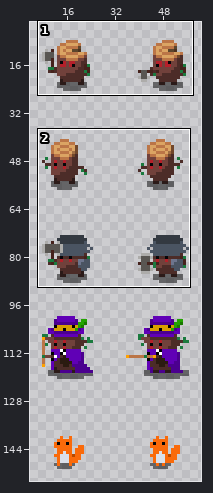
Two states of a sprite sheet, img/characters/loggers.png. The first picture is a wide view before the edit; the outline marks the close-up.
Close-up. Earlier state:
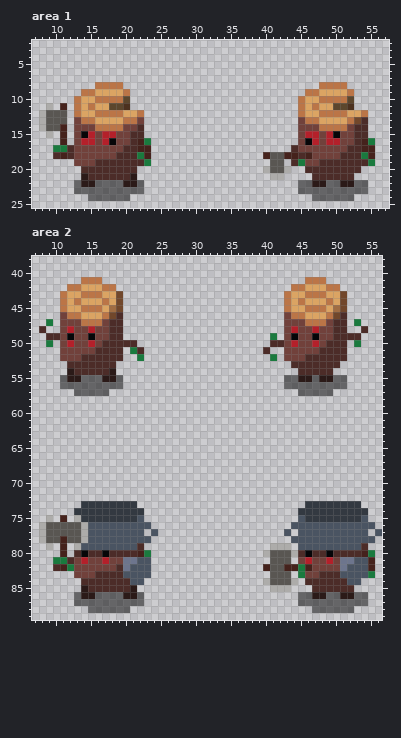
The file is 64x160 pixels. Colours within 5 levels of each other are drawn and written as one. Shown: area 1: x 7..57, y 2..25; area 2: x 7..56, y 38..89. The wide view leaves out empty margins. The commit also changed other parts of the picture, which this record leaves out.
New version:
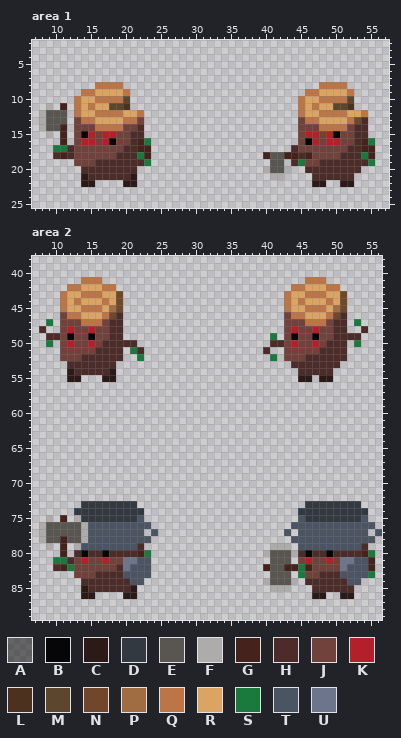
Palette (. is transparent): A #00000081  B #060608  C #2b1a18  D #333941  E #595652  F #adacaa  G #45221c  H #4c2c28  J #71413b  K #b4202a  L #4c311f  M #5c462d  N #71472b  P #a06d43  Q #bb7547  R #dba463  S #1a7a3e  T #4a5462  U #6d758d
Change:
Area 1:
y 22: x 13 A -> .; x 16..19 AAAA -> ....; x 22 A -> .; x 45..46 AA -> ..; x 49..50 AA -> ..; x 53..54 AA -> ..
y 23: x 13..22 AAAAAAAAAA -> ..........; x 45..54 AAAAAAAAAA -> ..........
y 24: x 15..20 AAAAAA -> ......; x 47..52 AAAAAA -> ......
Area 2:
y 55: x 11 A -> .; x 14..16 AAA -> ...; x 19 A -> .; x 43..44 AA -> ..; x 47 A -> .; x 50..51 AA -> ..
y 56: x 11..19 AAAAAAAAA -> .........; x 43..51 AAAAAAAAA -> .........
y 57: x 13..17 AAAAA -> .....; x 45..49 AAAAA -> .....
y 86: x 13 A -> .; x 16..19 AAAA -> ....; x 22 A -> .; x 45..46 AA -> ..; x 49..50 AA -> ..; x 53..54 AA -> ..
y 87: x 13..22 AAAAAAAAAA -> ..........; x 45..54 AAAAAAAAAA -> ..........
y 88: x 15..20 AAAAAA -> ......; x 47..52 AAAAAA -> ......
Boxes around the changes in both close-ups, in picture pixels (x1, y1, x2, y2):
erased: (74, 180, 144, 201)
erased: (298, 180, 368, 201)
erased: (60, 375, 123, 396)
erased: (284, 375, 347, 396)
erased: (74, 592, 144, 613)
erased: (298, 592, 368, 613)
